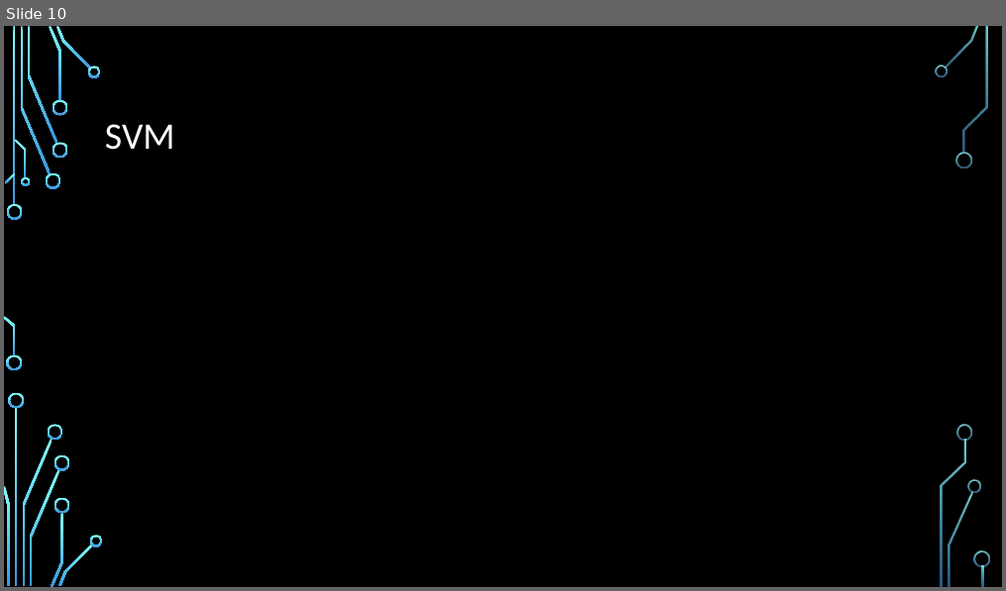
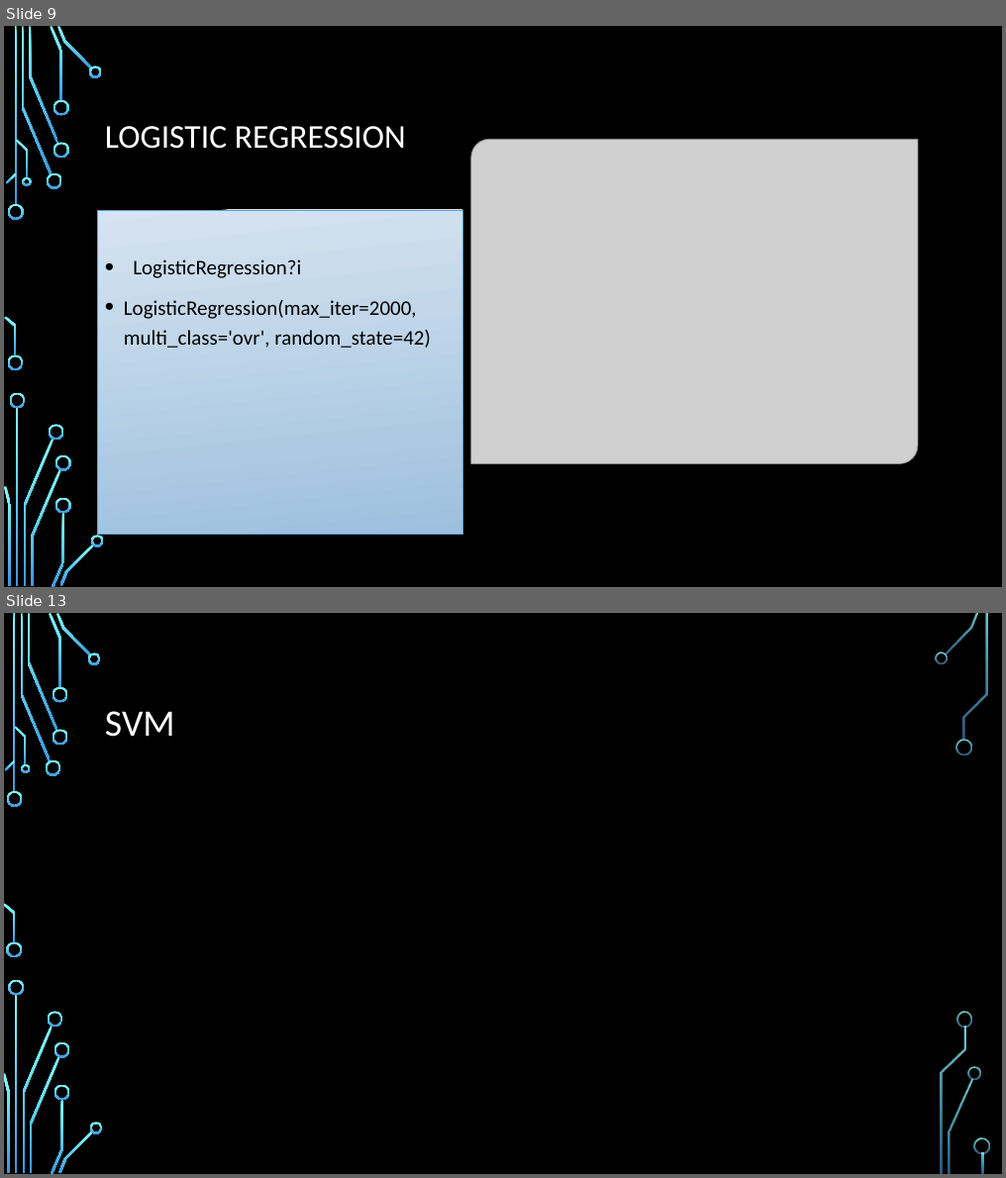
Before and after one commit to DanielHughes1580/Project_4_Group_5, a slide deck: Presentation.pptx. Shown one above the other, each under a label of ours: slide 10 before the commit, slides 9 and 13 after it; the slides between them are not shown. The pictures are 1006x591 and 1006x1178 pixels, drawn with LibreOffice and Linux fonts; fonts in the diff are those of the drawing; grey boxes stand for pictures; background and template pictures are left out. Boxes give left, top, right and bottom in pixels: in the first picture for what was removed or moved away, otherwise in the second. Text is boxed around its words. In the diff, an @@ line names an element or a change of style, - is before the commit and + after.

```diff
--- a/Presentation.pptx
+++ b/Presentation.pptx
@@ slide 9 added at <box>4,26,1002,587</box>, background picture (left out); not listed: 17 template elements that a slide beside it also shows @@
@@ rectangle added at <box>4,26,1002,587</box>, fill #000000 @@
@@ title added at <box>105,126,406,149</box>, 32 pt, text #FFFFFF @@
+LOGISTIC REGRESSION
@@ picture added at <box>471,139,918,464</box> @@
@@ text added at <box>98,210,463,535</box>, fill gradient #D7E4F0 to #9EC0DF, outline #63A0CC 0.75 pt, 20 pt, text #000000 @@
+• LogisticRegression?i
+• LogisticRegression(max_iter=2000, multi_class='ovr', random_state=42)
@@ group added at <box>4,26,104,587</box>: 24 freeform shapes, 2 rectangles @@
@@ what was slide 10 is now slide 13 @@
```
Also in this commit, not shown: 3 other slides added, 1 slide removed, 3 other files.
